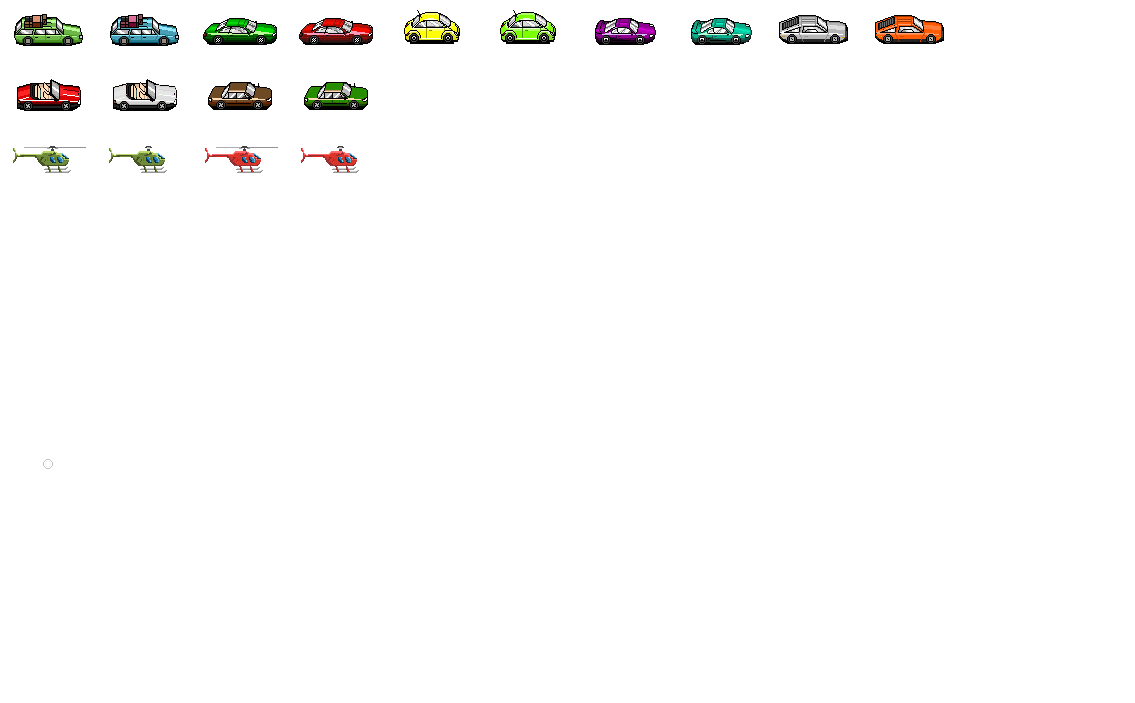
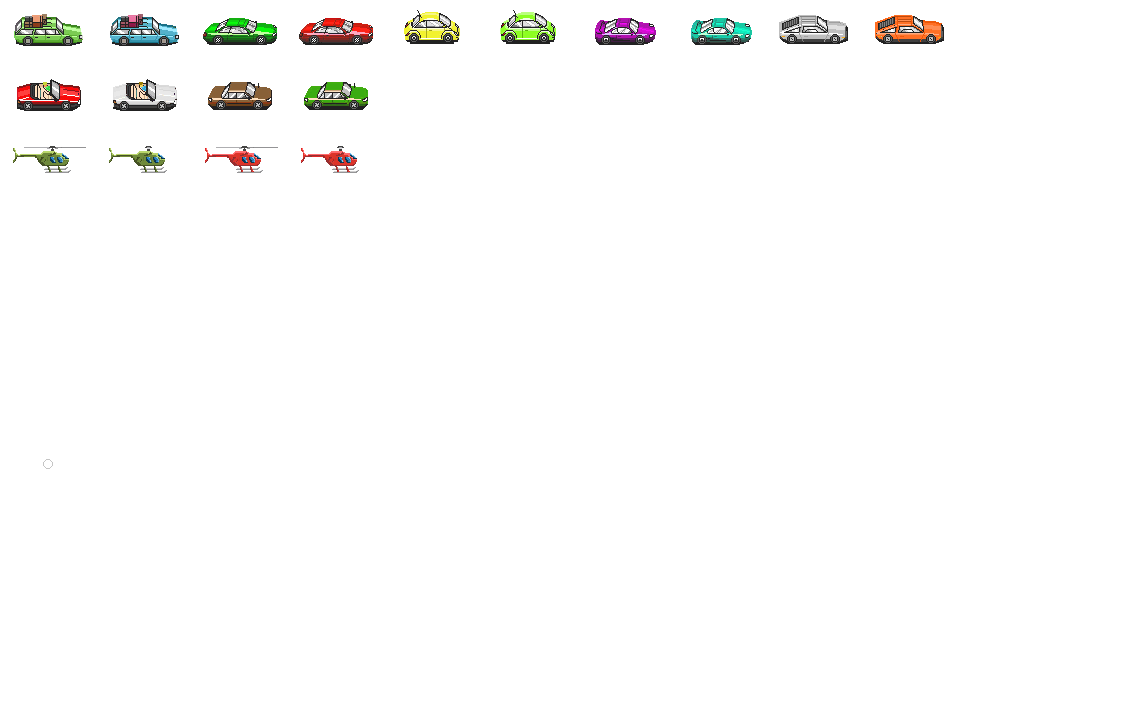
Two versions of the same layered image (1135x703). Layer-by-layer changes:
added layer "Layer 0 copy" above "Layer 0" over 14, 10, 944, 111
hid "Layer 0" over 14, 10, 944, 111
